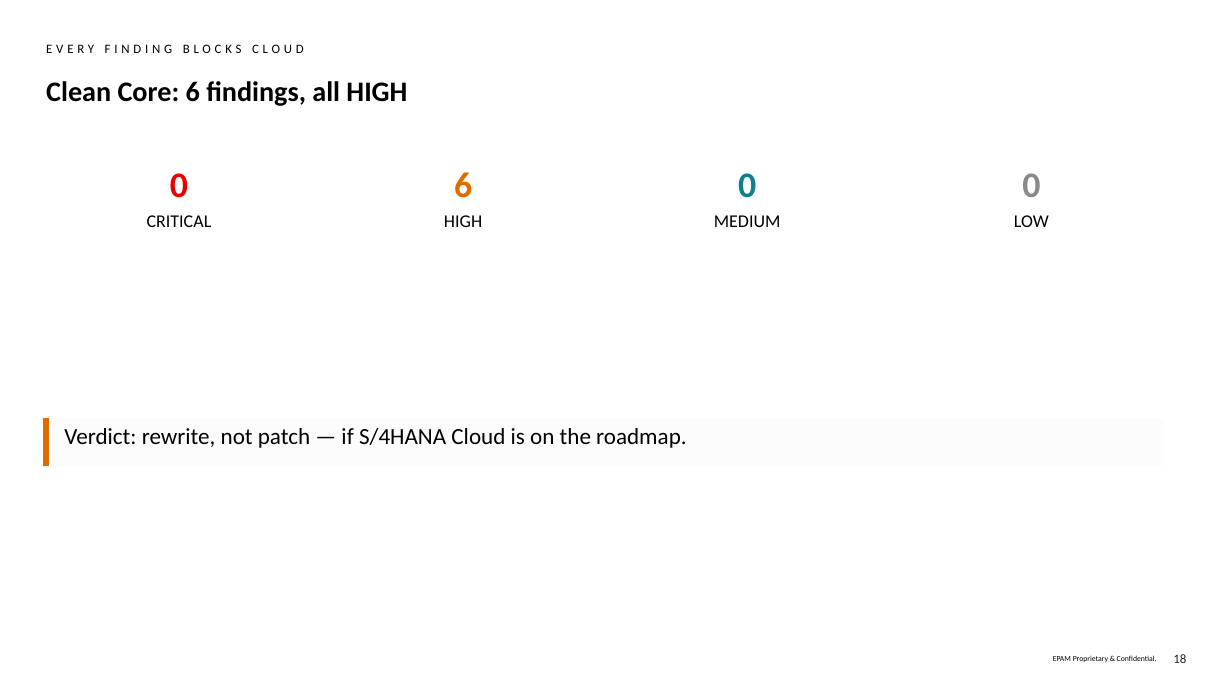
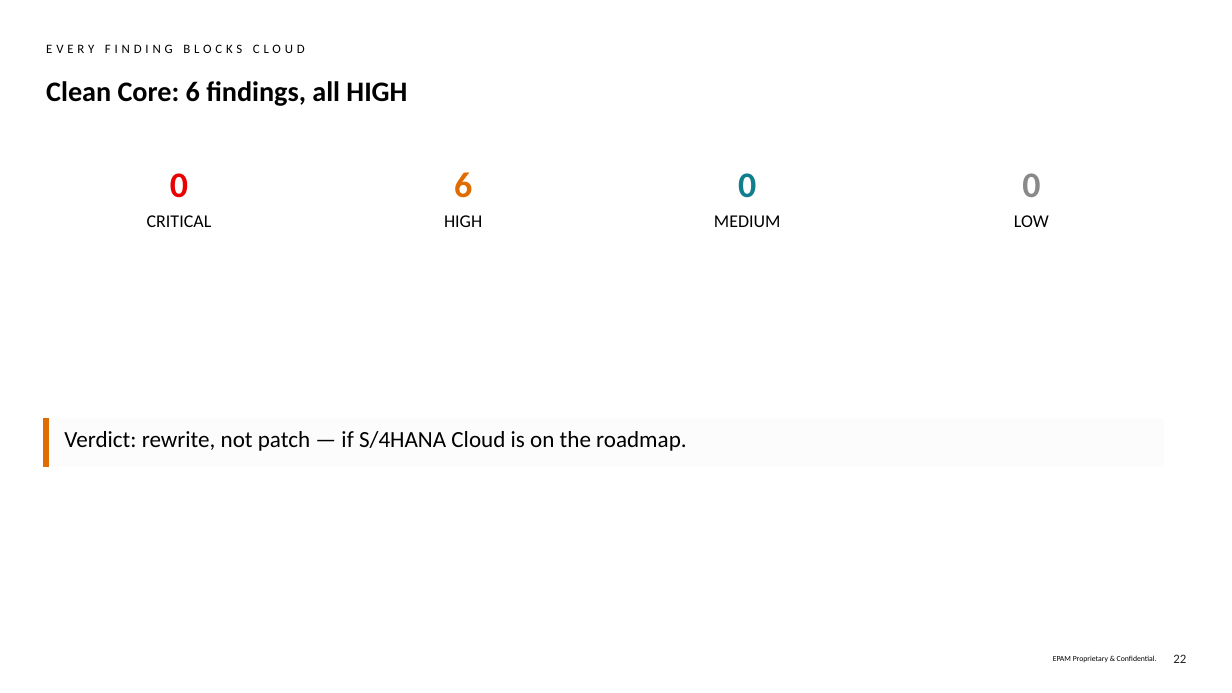
Before and after one commit to fr0ster/cloud-llm-hub, a slide deck: slide 22 of docs/tutorials/code-review/examples/ZDMS_UPLOAD_FILES/report.simple-deck.pptx (slide 18 before the commit). Drawn at 1232x693 pixels with LibreOffice and Linux fonts; fonts in the diff are those of the drawing; background and template pictures are left out. Boxes give left, top, right and bottom in pixels: in the first picture for what was removed or moved away, otherwise in the second. Text is boxed around its words. In the diff, an @@ line names an element or a change of style, - is before the commit and + after.

```diff
--- a/docs/tutorials/code-review/examples/ZDMS_UPLOAD_FILES/report.simple-deck.pptx
+++ b/docs/tutorials/code-review/examples/ZDMS_UPLOAD_FILES/report.simple-deck.pptx
@@ table at box(46, 418, 1165, 466) @@
@@ borders changed @@
@@ page number at box(1173, 654, 1186, 663): text changed @@
-18
+22
```
Also in this commit, not shown: 23 other slides changed, 4 slides added, 3 other files.
